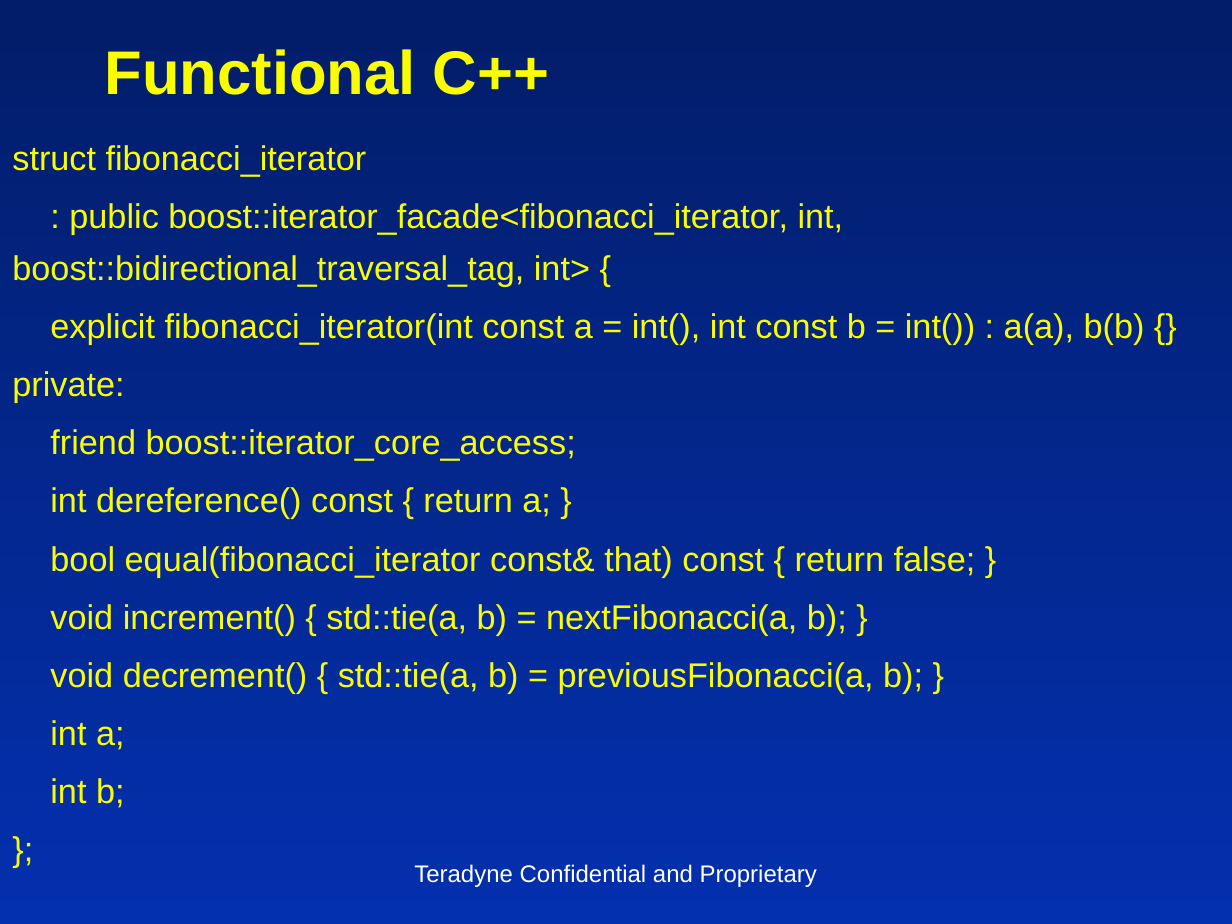
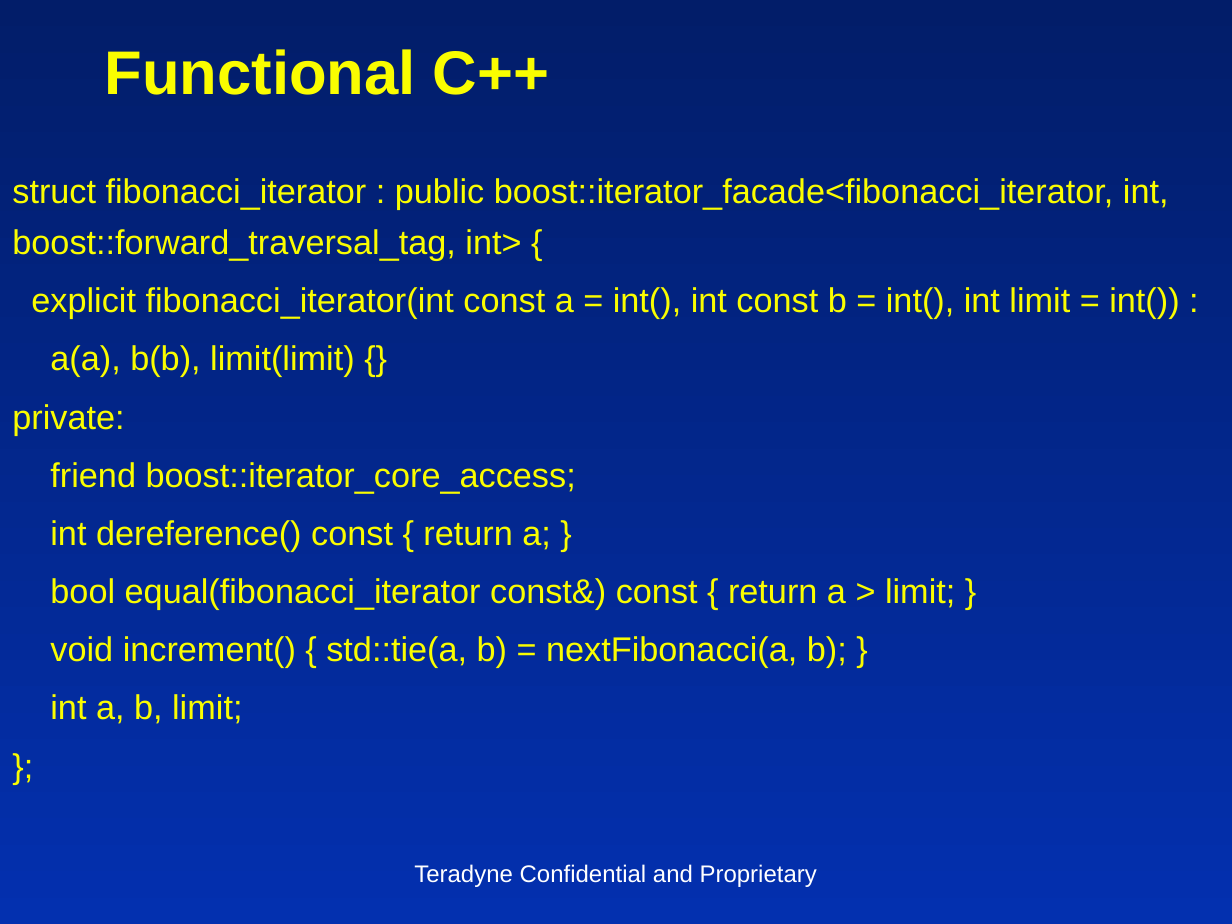
Before and after one commit to insideoutclub/Euler, a slide deck: slide 17 of FiveEasyPieces2.pptx (slide 8 before the commit). Drawn at 1232x924 pixels with LibreOffice and Linux fonts; fonts in the diff are those of the drawing. Boxes give left, top, right and bottom in pixels: in the first picture for what was removed or moved away, otherwise in the second. Text is boxed around its words. In the diff, an @@ line names an element or a change of style, - is before the commit and + after.

Commit message:
Final slides for lecture 2.

```diff
--- a/FiveEasyPieces2.pptx
+++ b/FiveEasyPieces2.pptx
@@ text at (12,178,1179,377): text changed @@
-struct fibonacci_iterator
-: public boost::iterator_facade<fibonacci_iterator, int, boost::bidirectional_traversal_tag, int> {
-explicit fibonacci_iterator(int const a = int(), int const b = int()) : a(a), b(b) {}
+struct fibonacci_iterator : public boost::iterator_facade<fibonacci_iterator, int, boost::forward_traversal_tag, int> {
+explicit fibonacci_iterator(int const a = int(), int const b = int(), int limit = int()) :
+a(a), b(b), limit(limit) {}
@@ text at (50,578,955,610): text changed @@
-bool equal(fibonacci_iterator const& that) const { return false; }
+bool equal(fibonacci_iterator const&) const { return a > limit; }
@@ text at (50,694,242,724): text changed @@
-void decrement() { std::tie(a, b) = previousFibonacci(a, b); }
-int a;
-int b;
+int a, b, limit;
```
Also in this commit, not shown: 16 other slides changed, 10 slides added, 4 slides removed, 1 other file.
